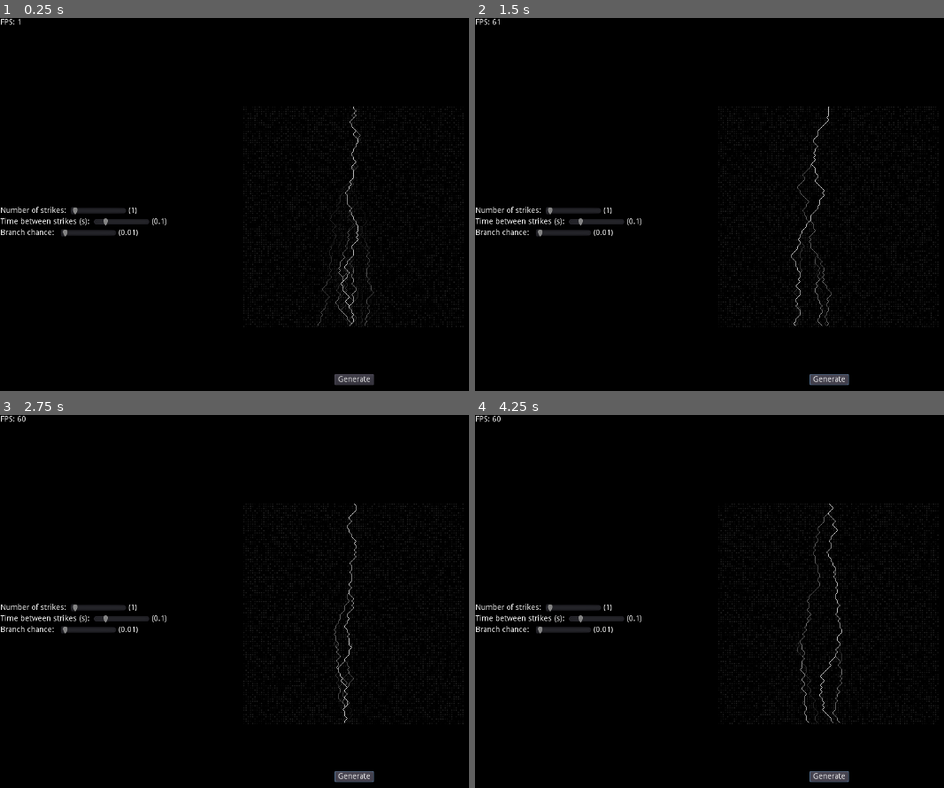
Above: before the commit, frames 1-4 (two rows, left to right).
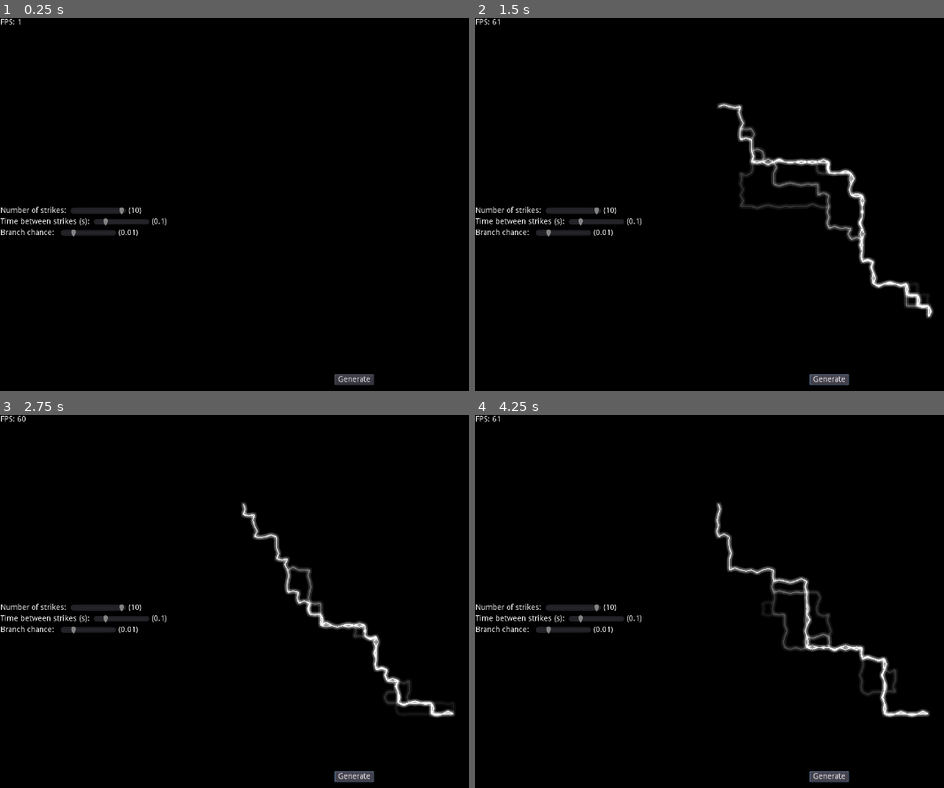
Above: after the commit, the same moments.

Repository: JoeZlonicky/lightning-simulation
Game: Godot game, scene res://demo/demo.tscn
The game is run twice, just before and just after one commit, with the same random seed, the same clock (stepped at 60 frames per second) and the same inputs.
Inputs:
- Up to frame 1 (0.25 s): no input
- Up to frame 2 (1.5 s): click "Generate" at 0.5 s; click "Generate" at 1.25 s
- Up to frame 3 (2.75 s): click "Generate" at 2 s
- Up to frame 4 (4.25 s): tap Enter at 3.5 s

The runs differ from the first frame. In frame 1, 1.3% of the frame differs, in the area x 13-99%, y 23-83%; in frame 2, 3.3%, in the area x 13-99%, y 22-83%; in frame 3, 2.7%; in frame 4, 3.0%.

Commit message:
New method

Diff:
--- a/demo/demo.gd
+++ b/demo/demo.gd
@@ -2,12 +2,12 @@
 
 
 func _ready():
-	$Settings/NStrikes/NStrikesSlider.value = $Lightning.NUM_STRIKES
-	$Settings/TimeBetweenStrikes/TimeSlider.value = $Lightning.TIME_BETWEEN_STRIKES
+	$CanvasLayer2/Settings/NStrikes/NStrikesSlider.value = $Lightning.NUM_OF_STRIKES
+	$CanvasLayer2/Settings/TimeBetweenStrikes/TimeSlider.value = $Lightning.TIME_BETWEEN_STRIKES
 
 
 func _physics_process(_delta):
-	$FPSCounter.text = "FPS: " + str(Engine.get_frames_per_second())
+	$CanvasLayer2/FPSCounter.text = "FPS: " + str(Engine.get_frames_per_second())
 
 
 func _on_GenerateButton_pressed():
@@ -15,15 +15,15 @@
 
 
 func _on_NStrikesSlider_value_changed(value):
-	$Settings/NStrikes/Number.text = "(" + str(int(value)) + ")"
-	$Lightning.NUM_STRIKES = int(value)
+	$CanvasLayer2/Settings/NStrikes/Number.text = "(" + str(int(value)) + ")"
+	$Lightning.NUM_OF_STRIKES = int(value)
 
 
 func _on_TimeBetweenStrikesSlider_value_changed(value):
-	$Settings/TimeBetweenStrikes/Number.text = "(" + str(value) + ")"
+	$CanvasLayer2/Settings/TimeBetweenStrikes/Number.text = "(" + str(value) + ")"
 	$Lightning.TIME_BETWEEN_STRIKES = value
 
 
 func _on_BranchChanceSlider_value_changed(value):
-	$Settings/BranchChance/Number.text = "(" + str(value) + ")"
+	$CanvasLayer2/Settings/BranchChance/Number.text = "(" + str(value) + ")"
 	$Lightning.BRANCH_CHANCE = value
--- a/demo/demo.tscn
+++ b/demo/demo.tscn
@@ -1,7 +1,39 @@
-[gd_scene load_steps=3 format=2]
+[gd_scene load_steps=5 format=2]
 
 [ext_resource path="res://lightning/lightning.tscn" type="PackedScene" id=1]
 [ext_resource path="res://demo/demo.gd" type="Script" id=2]
+
+[sub_resource type="Shader" id=3]
+code = "shader_type canvas_item;
+
+uniform float radius = 4.0;
+uniform float step_size = 1.0;
+uniform float sd = 10.0;
+uniform float additive_strength = 24.0;
+uniform float center_strength = 1.0;
+
+void fragment() {
+	float pi = 3.141592653;
+	float e = 2.71828;
+	float left = 1.0 / (2.0 * pi * pow(sd, 2));
+	vec4 sum = vec4(0.0);
+	for (float x = -radius; x <= radius; x += step_size) {
+		for (float y = -radius; y <= radius; y += step_size) {
+			vec4 value = texture(SCREEN_TEXTURE, SCREEN_UV + SCREEN_PIXEL_SIZE * vec2(x, y));
+			float p = -(pow(x, 2) + pow(y, 2)) / (2.0 * pow(sd, 2));
+			sum += value * left * pow(e, p);
+		}
+	}
+	COLOR = sum * additive_strength + texture(SCREEN_TEXTURE, SCREEN_UV) * center_strength;
+}"
+
+[sub_resource type="ShaderMaterial" id=4]
+shader = SubResource( 3 )
+shader_param/radius = 4.0
+shader_param/step_size = 1.0
+shader_param/sd = 10.0
+shader_param/additive_strength = 8.0
+shader_param/center_strength = 0.7
 
 [node name="Demo" type="Control"]
 anchor_right = 1.0
@@ -12,9 +44,22 @@
 }
 
 [node name="Lightning" parent="." instance=ExtResource( 1 )]
-position = Vector2( 640, 360 )
 
-[node name="GenerateButton" type="Button" parent="."]
+[node name="CanvasLayer" type="CanvasLayer" parent="."]
+
+[node name="ColorRect" type="ColorRect" parent="CanvasLayer"]
+material = SubResource( 4 )
+anchor_right = 1.0
+anchor_bottom = 1.0
+mouse_filter = 2
+color = Color( 0, 0, 0, 1 )
+__meta__ = {
+"_edit_use_anchors_": false
+}
+
+[node name="CanvasLayer2" type="CanvasLayer" parent="."]
+
+[node name="GenerateButton" type="Button" parent="CanvasLayer2"]
 anchor_left = 0.5
 anchor_top = 1.0
 anchor_right = 0.5
@@ -28,7 +73,7 @@
 "_edit_use_anchors_": false
 }
 
-[node name="FPSCounter" type="Label" parent="."]
+[node name="FPSCounter" type="Label" parent="CanvasLayer2"]
 margin_left = 1.0
 margin_top = 1.0
 margin_right = 41.0
@@ -37,26 +82,26 @@
 "_edit_use_anchors_": false
 }
 
-[node name="Settings" type="VBoxContainer" parent="."]
+[node name="Settings" type="VBoxContainer" parent="CanvasLayer2"]
 anchor_top = 0.5
 anchor_bottom = 0.5
 margin_left = 1.0
 margin_top = -20.0
-margin_right = 244.0
-margin_bottom = 20.0
+margin_right = 302.0
+margin_bottom = 36.0
 alignment = 1
 
-[node name="NStrikes" type="HBoxContainer" parent="Settings"]
+[node name="NStrikes" type="HBoxContainer" parent="CanvasLayer2/Settings"]
 margin_right = 301.0
 margin_bottom = 16.0
 
-[node name="Title" type="Label" parent="Settings/NStrikes"]
+[node name="Title" type="Label" parent="CanvasLayer2/Settings/NStrikes"]
 margin_top = 1.0
 margin_right = 123.0
 margin_bottom = 15.0
 text = "Number of strikes: "
 
-[node name="NStrikesSlider" type="HSlider" parent="Settings/NStrikes"]
+[node name="NStrikesSlider" type="HSlider" parent="CanvasLayer2/Settings/NStrikes"]
 margin_left = 127.0
 margin_right = 227.0
 margin_bottom = 16.0
@@ -67,25 +112,25 @@
 scrollable = false
 ticks_on_borders = true
 
-[node name="Number" type="Label" parent="Settings/NStrikes"]
+[node name="Number" type="Label" parent="CanvasLayer2/Settings/NStrikes"]
 margin_left = 231.0
 margin_top = 1.0
 margin_right = 247.0
 margin_bottom = 15.0
 text = "(1)"
 
-[node name="TimeBetweenStrikes" type="HBoxContainer" parent="Settings"]
+[node name="TimeBetweenStrikes" type="HBoxContainer" parent="CanvasLayer2/Settings"]
 margin_top = 20.0
 margin_right = 301.0
 margin_bottom = 36.0
 
-[node name="Title" type="Label" parent="Settings/TimeBetweenStrikes"]
+[node name="Title" type="Label" parent="CanvasLayer2/Settings/TimeBetweenStrikes"]
 margin_top = 1.0
 margin_right = 165.0
 margin_bottom = 15.0
 text = "Time between strikes (s): "
 
-[node name="TimeSlider" type="HSlider" parent="Settings/TimeBetweenStrikes"]
+[node name="TimeSlider" type="HSlider" parent="CanvasLayer2/Settings/TimeBetweenStrikes"]
 margin_left = 169.0
 margin_right = 269.0
 margin_bottom = 16.0
@@ -97,44 +142,44 @@
 scrollable = false
 ticks_on_borders = true
 
-[node name="Number" type="Label" parent="Settings/TimeBetweenStrikes"]
+[node name="Number" type="Label" parent="CanvasLayer2/Settings/TimeBetweenStrikes"]
 margin_left = 273.0
 margin_top = 1.0
 margin_right = 301.0
 margin_bottom = 15.0
 text = "(0.1)"
 
-[node name="BranchChance" type="HBoxContainer" parent="Settings"]
+[node name="BranchChance" type="HBoxContainer" parent="CanvasLayer2/Settings"]
 margin_top = 40.0
 margin_right = 301.0
 margin_bottom = 56.0
 
-[node name="Title" type="Label" parent="Settings/BranchChance"]
+[node name="Title" type="Label" parent="CanvasLayer2/Settings/BranchChance"]
 margin_top = 1.0
 margin_right = 105.0
 margin_bottom = 15.0
 text = "Branch chance:  "
 
-[node name="BranchChanceSlider" type="HSlider" parent="Settings/BranchChance"]
+[node name="BranchChanceSlider" type="HSlider" parent="CanvasLayer2/Settings/BranchChance"]
 margin_left = 109.0
 margin_right = 209.0
 margin_bottom = 16.0
 rect_min_size = Vector2( 100, 0 )
-min_value = 0.01
-max_value = 0.2
-step = 0.01
+min_value = 0.001
+max_value = 0.05
+step = 0.001
 value = 0.01
 scrollable = false
 ticks_on_borders = true
 
-[node name="Number" type="Label" parent="Settings/BranchChance"]
+[node name="Number" type="Label" parent="CanvasLayer2/Settings/BranchChance"]
 margin_left = 213.0
 margin_top = 1.0
 margin_right = 249.0
 margin_bottom = 15.0
 text = "(0.01)"
 
-[connection signal="pressed" from="GenerateButton" to="." method="_on_GenerateButton_pressed"]
-[connection signal="value_changed" from="Settings/NStrikes/NStrikesSlider" to="." method="_on_NStrikesSlider_value_changed"]
-[connection signal="value_changed" from="Settings/TimeBetweenStrikes/TimeSlider" to="." method="_on_TimeBetweenStrikesSlider_value_changed"]
-[connection signal="value_changed" from="Settings/BranchChance/BranchChanceSlider" to="." method="_on_BranchChanceSlider_value_changed"]
+[connection signal="pressed" from="CanvasLayer2/GenerateButton" to="." method="_on_GenerateButton_pressed"]
+[connection signal="value_changed" from="CanvasLayer2/Settings/NStrikes/NStrikesSlider" to="." method="_on_NStrikesSlider_value_changed"]
+[connection signal="value_changed" from="CanvasLayer2/Settings/TimeBetweenStrikes/TimeSlider" to="." method="_on_TimeBetweenStrikesSlider_value_changed"]
+[connection signal="value_changed" from="CanvasLayer2/Settings/BranchChance/BranchChanceSlider" to="." method="_on_BranchChanceSlider_value_changed"]
--- a/lightning/lightning.gd
+++ b/lightning/lightning.gd
@@ -1,118 +1,132 @@
 extends Sprite
 
 
+export (float) var BRANCH_CHANCE = 0.05
 export (float) var TIME_BETWEEN_STRIKES = 0.1
-export (float) var NUM_STRIKES = 1
-export (float) var BRANCH_CHANCE = 0.05
+export (float) var NUM_OF_STRIKES = 200
+export (Vector2) var CELL_WEIGHT_RANGE = Vector2(1.0, 10.0)
 
-const GRID_SIZE = Vector2(100, 100)
-const GRID_SCALE = 2.0
-const GRID_COLOR = Color(1.0, 1.0, 1.0, 0.5)
-const LINE_COLOR = Color(1.0, 1.0, 1.0, 1.0)
-const LINE_WIDTH = 1.0
+const GRID_SIZE = Vector2(20, 20)
+const GRID_SCALE = 20.0
+const GRID_COLOR = Color(1.0, 1.0, 1.0, 0.2)
+const LINE_WIDTH = 2.0
+const LINE_COLOR = Color.white
+const SEGMENT_MAX_ANGLE = 16.0 / 180.0 * PI
+const REMENANT_WEIGHT = 2.0
+
 
 class LightningPath:
 	var path = PoolVector2Array()
-	var opacity = 1.0
-	var pi
+	var ids = PoolIntArray()
+	var draw_path = PoolVector2Array()
+	var tier = 1
 
-	func add_point(point):
+	func add_point(id, point):
+		ids.append(id)
 		path.append(point)
 
 
-var grid_points = PoolVector2Array()
-var weights = PoolRealArray()
-var image = Image.new()
-var paths = []
+var lightning_paths = []
+var remenant_weights = []
+var astar_grid = AStar2D.new()
+var start_id = 0
+var end_id = GRID_SIZE.x * GRID_SIZE.y - 1
 
 
 func _ready():
 	randomize()
+	var i = 0
 
-	image.create(GRID_SIZE.x * GRID_SCALE, GRID_SIZE.y * GRID_SCALE, false, Image.FORMAT_RGBA8)
-	texture = ImageTexture.new()
+	for y in GRID_SIZE.y:
+		remenant_weights.append([])
+		for x in GRID_SIZE.x:
+			var pos = GRID_SCALE * Vector2(x, y) - GRID_SIZE * GRID_SCALE / 2.0
+			astar_grid.add_point(i, pos)
+			remenant_weights[y].append(0.0)
+			i += 1
 
-	for y in GRID_SIZE.x:
-		for x in GRID_SIZE.y:
-			grid_points.append(Vector2(x * GRID_SCALE, y * GRID_SCALE))
-
-	position.x = (1280.0 / 2.0 - (GRID_SIZE.x * GRID_SCALE * scale.x) / 2.0)
-	position.y = (720 / 2.0 - (GRID_SIZE.y * GRID_SCALE * scale.y) / 2.0)
-
-	generate_weights()
-	generate_lightning()
+	for y in GRID_SIZE.y:
+		for x in GRID_SIZE.x:
+			i = y * GRID_SIZE.y + x
+			if x % int(GRID_SIZE.x) != GRID_SIZE.x - 1:
+				astar_grid.connect_points(i, i + 1, true)
+			if y % int(GRID_SIZE.y) != GRID_SIZE.y - 1:
+				astar_grid.connect_points(i, i + GRID_SIZE.x, false)
 
 
 func generate():
-	for i in NUM_STRIKES:
-		generate_weights()
-		generate_lightning()
-		if i != NUM_STRIKES - 1:
+	lightning_paths.clear()
+	for i in NUM_OF_STRIKES:
+		strike()
+		if i != NUM_OF_STRIKES - 1:
 			yield(get_tree().create_timer(TIME_BETWEEN_STRIKES), "timeout")
 
 
-func generate_weights():
-	weights.resize(0)
-	image.lock()
-	for y in GRID_SIZE.x:
-		for x in GRID_SIZE.y:
-			var w = rand_range(0.1, 1.0)
-			weights.append(w)
-			image.set_pixel(x * GRID_SCALE, y * GRID_SCALE, GRID_COLOR * w)
-	image.unlock()
 
-	texture.create_from_image(image)
+func strike():
+	randomize()
+	for y in GRID_SIZE.y:
+		for x in GRID_SIZE.x:
+			remenant_weights[y][x] = 0.0
+
+	for path in lightning_paths:
+		for p_idx in path.ids:
+			var x = int(p_idx % int(GRID_SIZE.x))
+			var y = int(p_idx / GRID_SIZE.y)
+			remenant_weights[y][x] = REMENANT_WEIGHT
+
+	lightning_paths.clear()
+
+	var i = 0
+	for y in GRID_SIZE.y:
+		for x in GRID_SIZE.x:
+			var w = rand_range(CELL_WEIGHT_RANGE.x, CELL_WEIGHT_RANGE.y)
+			w = clamp(w - remenant_weights[y][x], CELL_WEIGHT_RANGE.x, CELL_WEIGHT_RANGE.y)
+			astar_grid.set_point_weight_scale(i, w)
+			i += 1
+	create_lightning(start_id, end_id, 1.0)
+	update()
 
 
-func generate_lightning():
-	paths = [LightningPath.new()]
+func create_lightning(from, to, tier, add_to_start=-1):
+	var lightning_path = LightningPath.new()
+	lightning_path.tier = tier
+	if add_to_start > -1:
+		lightning_path.add_point(add_to_start, astar_grid.get_point_position(add_to_start))
+	var astar_path = astar_grid.get_id_path(from, to)
+	for i in astar_path.size():
+		var p_idx = astar_path[i]
+		lightning_path.add_point(p_idx, astar_grid.get_point_position(p_idx))
+		if randf() < BRANCH_CHANCE and i < astar_path.size() - 1:
+			var neighbors = astar_grid.get_point_connections(p_idx)
+			if neighbors.size() < 2:
+				continue
+			for neighbor in neighbors:
+				var branch_path = astar_grid.get_id_path(neighbor, to)
+				if branch_path.size() < 2:
+					continue
+				if branch_path[0] == astar_path[i+1]:
+					continue
+				if branch_path[1] == p_idx:
+					continue
+				create_lightning(neighbor, to, tier * 2, p_idx)
+				break
 
-	var yi = 0
-	paths[0].pi = int(GRID_SIZE.x / 2.0)
-	paths[0].add_point(grid_points[paths[0].pi])
-
-	while yi < GRID_SIZE.y - 1:
-		for i in paths.size():
-			var l_path = paths[i]
-			var next = get_next_points(l_path.pi)
-			if not next:
-				break
-			next.sort_custom(self, "sort_by_weight")
-
-			if randf() < BRANCH_CHANCE and next.size() > 1:
-				var new_path = LightningPath.new()
-				new_path.opacity = l_path.opacity * 0.5
-				new_path.add_point(grid_points[l_path.pi])
-				new_path.pi = next[1]
-				new_path.add_point(grid_points[new_path.pi])
-				paths.append(new_path)
-
-			l_path.pi = next[0]
-			l_path.add_point(grid_points[l_path.pi])
-
-		yi += 1
-
-
-func get_next_points(pi):
-	var points = []
-	var yi = int(pi / GRID_SIZE.x)
-	var xi = pi - int(yi * GRID_SIZE.x)
-	if xi < GRID_SIZE.x - 1:
-		points.append((yi+1) * GRID_SIZE.x + xi + 1)
-	if xi > 0:
-		points.append((yi+1) * GRID_SIZE.x + xi - 1)
-	points.append((yi+1) * GRID_SIZE.x + xi)
-	return points
-
+	lightning_paths.append(lightning_path)
 
 func _draw():
-	for l_path in paths:
+#	for point_index in astar_grid.get_points():
+#		var pos = astar_grid.get_point_position(point_index)
+#		draw_circle(pos, 1.0, GRID_COLOR)
+
+	for lightning in lightning_paths:
 		var color = LINE_COLOR
-		color.a *= l_path.opacity
-		draw_polyline(l_path.path, color, LINE_WIDTH)
-
-
-func sort_by_weight(a, b):
-	if weights[a] < weights[b]:
-		return true
-	return false
+		color.a = 1.0 / lightning.tier
+		for p_idx in lightning.path.size() - 1:
+			var p1 = lightning.path[p_idx]
+			var p3 = lightning.path[p_idx+1]
+			if lightning.tier > 1:
+				seed(int(p1.x) + int(p1.y))
+			var p2 = p1 + (p3-p1)/2.0 + GRID_SCALE * tan(rand_range(-SEGMENT_MAX_ANGLE, SEGMENT_MAX_ANGLE)) * (p3-p1).tangent().normalized()
+			draw_line(p1, p2, color, LINE_WIDTH)
+			draw_line(p2, p3, color, LINE_WIDTH)
--- a/lightning/lightning.tscn
+++ b/lightning/lightning.tscn
@@ -1,9 +1,11 @@
-[gd_scene load_steps=2 format=2]
+[gd_scene load_steps=3 format=2]
 
 [ext_resource path="res://lightning/lightning.gd" type="Script" id=1]
 
+[sub_resource type="ImageTexture" id=1]
+size = Vector2( 1280, 720 )
+
 [node name="Lightning" type="Sprite"]
-position = Vector2( 405.068, 215.837 )
-scale = Vector2( 2, 2 )
-centered = false
+position = Vector2( 640, 360 )
+texture = SubResource( 1 )
 script = ExtResource( 1 )
--- /dev/null
+++ b/lightning_old/lightning_old.gd
@@ -0,0 +1,118 @@
+extends Sprite
+
+
+export (float) var TIME_BETWEEN_STRIKES = 0.1
+export (float) var NUM_STRIKES = 1
+export (float) var BRANCH_CHANCE = 0.05
+
+const GRID_SIZE = Vector2(100, 100)
+const GRID_SCALE = 2.0
+const GRID_COLOR = Color(1.0, 1.0, 1.0, 0.5)
+const LINE_COLOR = Color(1.0, 1.0, 1.0, 1.0)
+const LINE_WIDTH = 1.0
+
+class LightningPath:
+	var path = PoolVector2Array()
+	var opacity = 1.0
+	var pi
+
+	func add_point(point):
+		path.append(point)
+
+
+var grid_points = PoolVector2Array()
+var weights = PoolRealArray()
+var image = Image.new()
+var paths = []
+
+
+func _ready():
+	randomize()
+
+	image.create(GRID_SIZE.x * GRID_SCALE, GRID_SIZE.y * GRID_SCALE, false, Image.FORMAT_RGBA8)
+	texture = ImageTexture.new()
+
+	for y in GRID_SIZE.x:
+		for x in GRID_SIZE.y:
+			grid_points.append(Vector2(x * GRID_SCALE, y * GRID_SCALE))
+
+	position.x = (1280.0 / 2.0 - (GRID_SIZE.x * GRID_SCALE * scale.x) / 2.0)
+	position.y = (720 / 2.0 - (GRID_SIZE.y * GRID_SCALE * scale.y) / 2.0)
+
+	generate_weights()
+	generate_lightning()
+
+
+func generate():
+	for i in NUM_STRIKES:
+		generate_weights()
+		generate_lightning()
+		if i != NUM_STRIKES - 1:
+			yield(get_tree().create_timer(TIME_BETWEEN_STRIKES), "timeout")
+
+
+func generate_weights():
+	weights.resize(0)
+	image.lock()
+	for y in GRID_SIZE.x:
+		for x in GRID_SIZE.y:
+			var w = rand_range(0.1, 1.0)
+			weights.append(w)
+			image.set_pixel(x * GRID_SCALE, y * GRID_SCALE, GRID_COLOR * w)
+	image.unlock()
+
+	texture.create_from_image(image)
+
+
+func generate_lightning():
+	paths = [LightningPath.new()]
+
+	var yi = 0
+	paths[0].pi = int(GRID_SIZE.x / 2.0)
+	paths[0].add_point(grid_points[paths[0].pi])
+
+	while yi < GRID_SIZE.y - 1:
+		for i in paths.size():
+			var l_path = paths[i]
+			var next = get_next_points(l_path.pi)
+			if not next:
+				break
+			next.sort_custom(self, "sort_by_weight")
+
+			if randf() < BRANCH_CHANCE and next.size() > 1:
+				var new_path = LightningPath.new()
+				new_path.opacity = l_path.opacity * 0.5
+				new_path.add_point(grid_points[l_path.pi])
+				new_path.pi = next[1]
+				new_path.add_point(grid_points[new_path.pi])
+				paths.append(new_path)
+
+			l_path.pi = next[0]
+			l_path.add_point(grid_points[l_path.pi])
+
+		yi += 1
+
+
+func get_next_points(pi):
+	var points = []
+	var yi = int(pi / GRID_SIZE.x)
+	var xi = pi - int(yi * GRID_SIZE.x)
+	if xi < GRID_SIZE.x - 1:
+		points.append((yi+1) * GRID_SIZE.x + xi + 1)
+	if xi > 0:
+		points.append((yi+1) * GRID_SIZE.x + xi - 1)
+	points.append((yi+1) * GRID_SIZE.x + xi)
+	return points
+
+
+func _draw():
+	for l_path in paths:
+		var color = LINE_COLOR
+		color.a *= l_path.opacity
+		draw_polyline(l_path.path, color, LINE_WIDTH)
+
+
+func sort_by_weight(a, b):
+	if weights[a] < weights[b]:
+		return true
+	return false
--- /dev/null
+++ b/lightning_old/lightning_old.tscn
@@ -0,0 +1,9 @@
+[gd_scene load_steps=2 format=2]
+
+[ext_resource path="res://lightning_old/lightning_old.gd" type="Script" id=1]
+
+[node name="LightningOld" type="Sprite"]
+position = Vector2( 405.068, 215.837 )
+scale = Vector2( 2, 2 )
+centered = false
+script = ExtResource( 1 )
Binary file added: progress/angled.png
Not shown, added: progress/angled.png.import
Binary file added: progress/glow.png
Not shown, added: progress/glow.png.import
Not shown, added: progress/higher_resolution.png.import
Binary file added: progress/new_method.png
Not shown, added: progress/new_method.png.import
